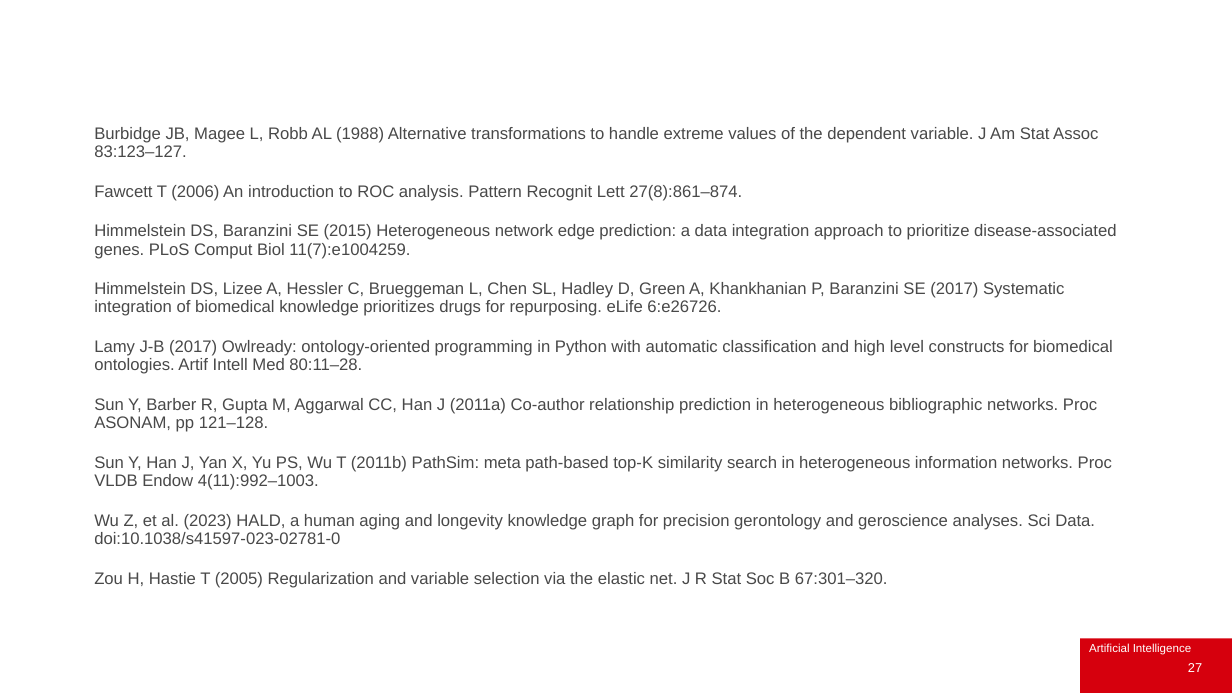
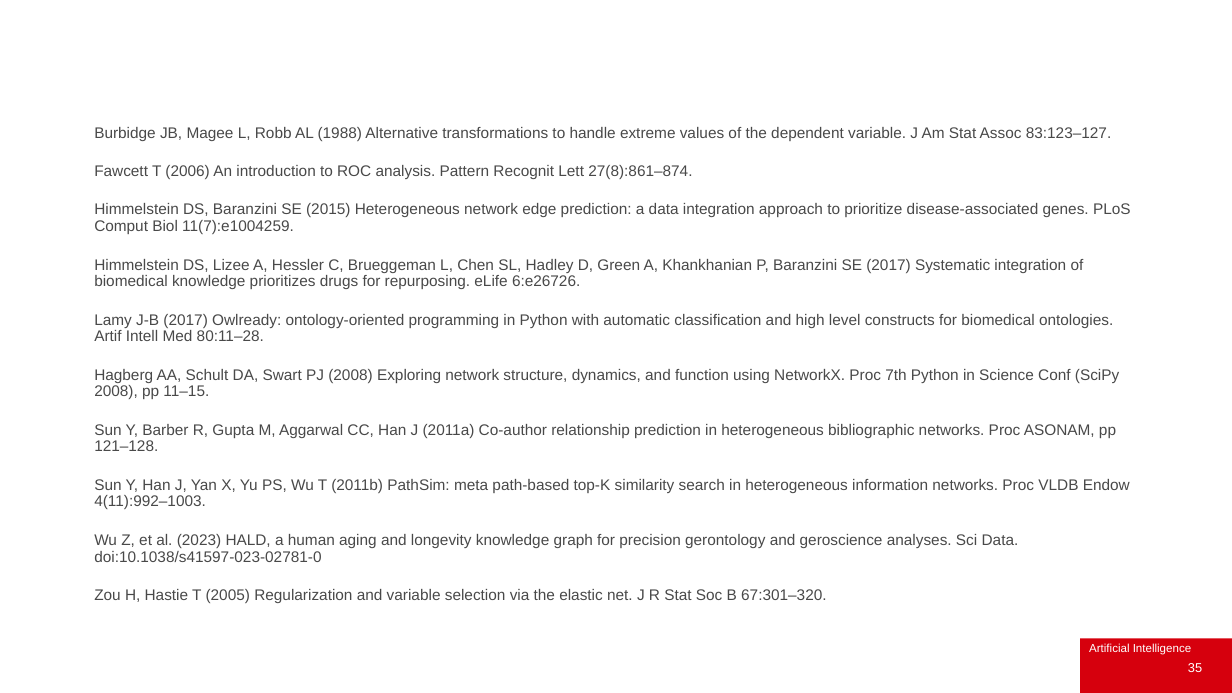
Before and after one commit to IainStyles/Knowledge-Engineering-2026, a slide deck: slide 35 of Slides/ECS8052 Week 8 2026-11-16 Part 1.pptx (slide 27 before the commit). Drawn at 1232x693 pixels with LibreOffice and Linux fonts; fonts in the diff are those of the drawing; background and template pictures are left out. Boxes give left, top, right and bottom in pixels: in the first picture for what was removed or moved away, otherwise in the second. Text is boxed around its words. In the diff, an @@ line names an element or a change of style, - is before the commit and + after.

```diff
--- a/Slides/ECS8052 Week 8 2026-11-16 Part 1.pptx
+++ b/Slides/ECS8052 Week 8 2026-11-16 Part 1.pptx
@@ text at (x1=94, y1=127, x2=1131, y2=603): size 13 to 12 pt in "Burbidge JB, Magee L, Robb AL (1988) ...", "Fawcett T (2006) An introduction to ROC ...", "Himmelstein DS, Baranzini SE (2015) Heterogeneous network ...", "Himmelstein DS, Lizee A, Hessler C, Brueggeman ..." and 5 more places @@
@@ text at (x1=94, y1=369, x2=1119, y2=399): paragraph added @@
+Hagberg AA, Schult DA, Swart PJ (2008) Exploring network structure, dynamics, and function using NetworkX. Proc 7th Python in Science Conf (SciPy 2008), pp 11–15.
@@ page number at (x1=1188, y1=663, x2=1202, y2=672): text changed @@
-27
+35
```
Also in this commit, not shown: 20 other slides changed, 14 slides added, 6 slides removed, 17 other files.
